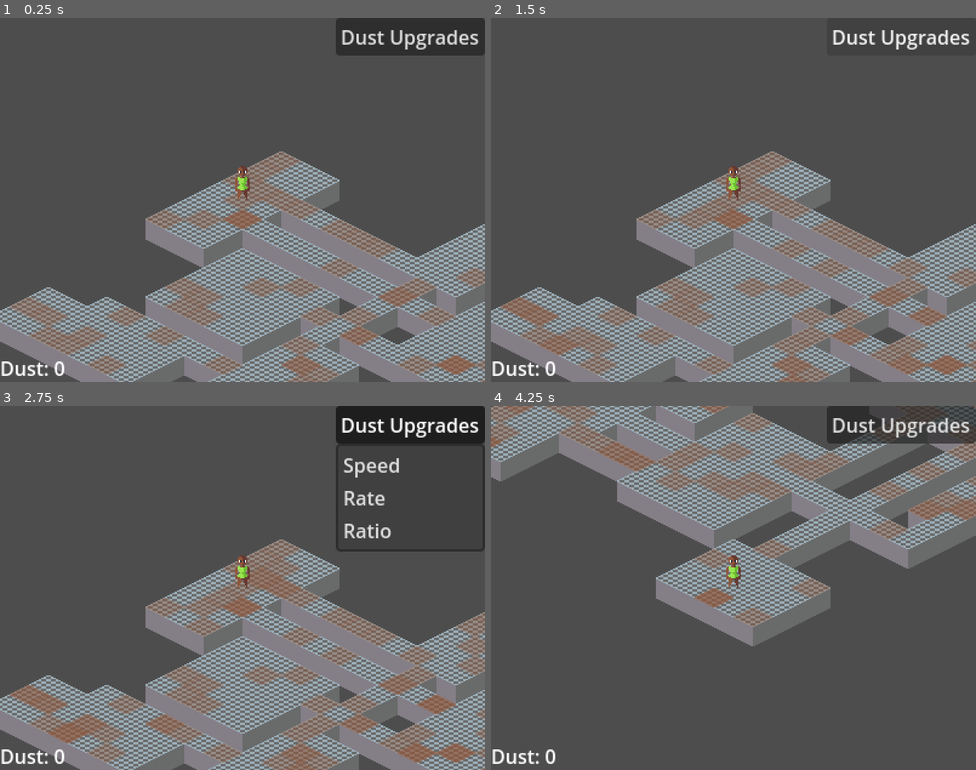
Above: before the commit, frames 1-4 (two rows, left to right).
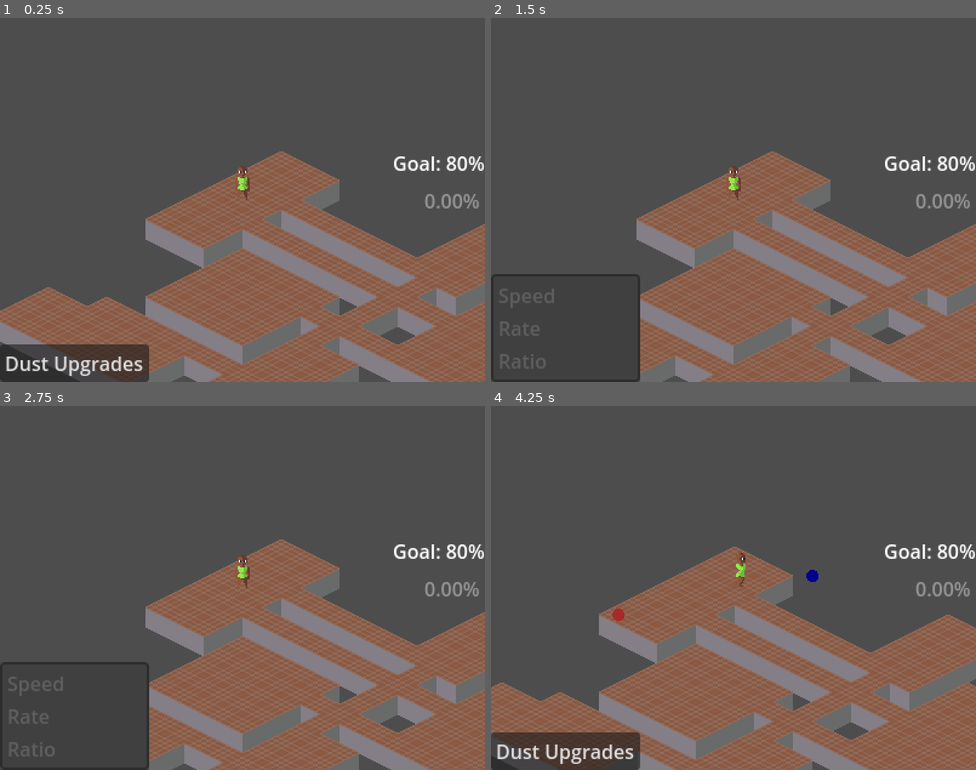
Above: after the commit, the same moments.

Repository: Ruulul/The-Duster
Game: Godot game, scene res://Components/building_generator.tscn
Two runs of this game, one before a commit and one after it. Both use one fixed random seed, a clock stepped at 60 frames per second and the inputs below.
Inputs (mouse positions are in pixels of both pictures, inside the frame that each line leads up to):
- Up to frame 1 (0.25 s): no input
- Up to frame 2 (1.5 s): click "Dust Upgrades" at 0.5 s; click "Dust Upgrades" at 1.25 s
- Up to frame 3 (2.75 s): click "Dust Upgrades" at 2 s
- Up to frame 4 (4.25 s): tap Enter at 2.75 s; move the mouse to (840, 569) at 2.77 s; hold R (refresh, bound only before the commit) 2.78-3.53 s; click (840, 569) at 3.05 s; move the mouse to (636, 606) at 3.52 s; click (636, 606) at 3.6 s; tap R (refresh, bound only before the commit) at 3.8 s

The runs differ from the first frame. In frame 1, 29% of the frame differs, in the area x 0-100%, y 0-100%; in frame 2, 26%; in frame 3, 29%; in frame 4, 68%.

Commit message:
Dust Economy!

Diff:
--- /dev/null
+++ b/Components/Dust Upgrades.gd
@@ -0,0 +1,45 @@
+extends MenuButton
+
+@export var duster: Duster
+var stats = {
+	speed = 0,
+	cleaning_speed = 1,
+	cleaning_radius = 2,
+}
+var bias = {
+	speed = 10,
+	cleaning_speed = 20,
+	cleaning_radius = 40
+}
+var base = {
+	speed = 3,
+	cleaning_speed = 4,
+	cleaning_radius = 5
+}
+var labels = {
+	speed = 'Speed',
+	cleaning_speed = 'Rate',
+	cleaning_radius = 'Radius'
+}
+func cost (value, stat):
+	return base[stat] ** value + bias[stat]
+
+func _ready():
+	var popup = get_popup()
+	Dust.update.connect(func (dust):
+		text = "Dust: %s" % dust
+		for stat in stats.keys():
+			var cost = cost(duster[stat], stat)
+			popup.set_item_disabled(stats[stat], dust < cost)
+			popup.set_item_text(stats[stat], '%s: %s' % [labels[stat], cost])
+
+	)
+	popup.id_pressed.connect(func (id):
+		if popup.is_item_disabled(id): return
+		var stat = stats.find_key(id)
+		Dust.remove(cost(duster[stat], stat))
+		duster[stat] += 1
+	)
+
+func _process(delta):
+	pass
--- a/Components/Duster.gd
+++ b/Components/Duster.gd
@@ -1,4 +1,5 @@
 extends CharacterBody2D
+class_name Duster
 
 @export var map: TileMap
 
@@ -8,6 +9,7 @@
 @export var cleaning_speed = 1.0
 
 @onready var navigation_agent = $NavigationAgent2D as NavigationAgent2D
+@onready var dust_menu = $"CanvasLayer/Dust Upgrades" as MenuButton
 @onready var targets_list: PackedVector2Array = []
 @onready var cleaning_targets: PackedVector2Array = []
 
@@ -25,7 +27,7 @@
 	for target in targets_list:
 		draw_circle(to_local(map.to_global(map.map_to_local(target))), 5.0, Color.BROWN)
 	for target in cleaning_targets:
-		draw_circle(to_local(map.to_global(map.map_to_local(target))), 5.0, Color.BLUE)
+		draw_circle(to_local(map.to_global(map.map_to_local(target))), 5.0, Color.GREEN)
 
 
 func set_target(target: Vector2) -> void:
@@ -40,7 +42,7 @@
 	targets_list.remove_at(closest_index)
 
 func _input(event):
-	if event.is_action_pressed("select") and not $"CanvasLayer/Dust Upgrades".is_hovered():
+	if event.is_action_pressed("select") and not dust_menu.is_hovered():
 		var mouse_position = map.local_to_map(
 			map.to_local(
 				$Camera2D.get_global_mouse_position()
@@ -97,14 +99,10 @@
 	move_and_slide()
 
 func get_target_tiles() -> Array[Vector2i]:
-	var square_side: int = 1 + 2 * cleaning_radius
+	var square_side: int = 2 * cleaning_radius
 	var origin_tile_position: Vector2i = map.local_to_map(map.to_local(global_position))
 	if cleaning_radius == 0:
 		return [origin_tile_position]
-	if origin_tile_position.y % 2 == 1:
-		origin_tile_position += (Vector2i.RIGHT + Vector2i.UP) * cleaning_radius
-	else:
-		origin_tile_position += (Vector2i.RIGHT + Vector2i.UP * 2) * cleaning_radius
 
 	var results: Array[Vector2i] = []
 	for y in range(square_side):
@@ -112,7 +110,7 @@
 			results.append(
 				origin_tile_position
 				+ map.local_to_map(
-					RoomMap.to_isometric
+					RoomMap.to_isometric.translated(-RoomMap.to_isometric.y)
 					* Vector2(x, y)
 					* RoomMap.tile_size
 				)
--- /dev/null
+++ b/Components/New Building Button.gd
@@ -0,0 +1,27 @@
+extends Button
+@export var generator: BuildingGenerator
+var goal = 0.8
+@onready var timer = $Timer
+
+func _ready():
+	timer.timeout.connect(func ():
+		var ground = generator.map.get_used_cells(Building.RoomMapLayers.Ground).size()
+		var dirt = generator.map.get_used_cells(Building.RoomMapLayers.Dirt)\
+		.reduce(func (acc, coord):
+				return acc + (Dust.dirt_levels.find(
+					generator.map.get_cell_alternative_tile(Building.RoomMapLayers.Dirt, coord)
+				) + 1)
+		, 0) / float(Dust.dirt_levels.size())
+		var cleared = 1 - float(dirt) / float(ground)
+
+		text = '%.2f%%' % (cleared * 100)
+		if cleared >= goal:
+			disabled = false
+		else:
+			disabled = true
+	)
+	pressed.connect(func ():
+		if not disabled:
+			Dust.reset()
+			generator.generate()
+	)
--- a/Components/building.gd
+++ b/Components/building.gd
@@ -39,8 +39,13 @@
 func refresh():
 	_decay = 0.0
 	dust_rate = initial_dust_rate
-	for i in range(dirt_multiplier * dust_rate):
-		dirt_loop()
+	var ground = map.get_used_cells(RoomMapLayers.Ground)\
+			.filter(func (point):
+				return map.get_cell_tile_data(RoomMapLayers.Ground, point)\
+				.get_custom_data('dirtness') > 0
+	)
+	for coord in ground:
+		map.set_cell(RoomMapLayers.Dirt, coord, 0, Dust.dirt, Dust.dirt_levels[-1])
 	decay()
 	dirt_loop()
 
--- a/Components/building_generator.gd
+++ b/Components/building_generator.gd
@@ -1,5 +1,7 @@
 extends Node2D
 class_name BuildingGenerator
+
+signal generated
 
 @export var rooms_count = 3
 @export var Duster: PackedScene
@@ -19,12 +21,6 @@
 @onready var map = $Building/RoomMap as TileMap
 @onready var rooms: Array[Rect2i] = []
 var duster: Node2D
-
-func _input(event):
-	if event.is_action_pressed("refresh"):
-		generate()
-		$Building.refresh()
-
 func _ready():
 	generate()
 
@@ -84,6 +80,8 @@
 	duster.position = RoomMap.to_isometric * Vector2(rooms.pick_random().get_center()) * RoomMap.tile_size
 	duster.map = map
 	add_child(duster)
+	$Building.refresh()
+	generated.emit()
 
 func find_coords_for(image: Image, width: int, height: int):
 	var found = false
--- a/Components/building_generator.tscn
+++ b/Components/building_generator.tscn
@@ -1,8 +1,9 @@
-[gd_scene load_steps=4 format=3 uid="uid://b13cyhljcqwd5"]
+[gd_scene load_steps=5 format=3 uid="uid://b13cyhljcqwd5"]
 
 [ext_resource type="Script" path="res://Components/building_generator.gd" id="1_5mw7e"]
 [ext_resource type="PackedScene" uid="uid://vrfmovep0eh7" path="res://Components/duster.tscn" id="2_q2qfh"]
 [ext_resource type="PackedScene" uid="uid://idh322qav0lo" path="res://Components/building.tscn" id="3_hr354"]
+[ext_resource type="Script" path="res://Components/New Building Button.gd" id="4_ahj35"]
 
 [node name="BuildingGenerator" type="Node2D"]
 script = ExtResource("1_5mw7e")
@@ -13,3 +14,39 @@
 
 [node name="Building" parent="." instance=ExtResource("3_hr354")]
 initial_dust_rate = 3
+
+[node name="CanvasLayer" type="CanvasLayer" parent="."]
+
+[node name="Label" type="Label" parent="CanvasLayer"]
+anchors_preset = 6
+anchor_left = 1.0
+anchor_top = 0.5
+anchor_right = 1.0
+anchor_bottom = 0.5
+offset_left = -40.0
+offset_top = -42.0
+offset_bottom = -19.0
+grow_horizontal = 0
+grow_vertical = 2
+text = "Goal: 80%"
+metadata/_edit_use_anchors_ = true
+
+[node name="New Building Button" type="Button" parent="CanvasLayer" node_paths=PackedStringArray("generator")]
+anchors_preset = 6
+anchor_left = 1.0
+anchor_top = 0.5
+anchor_right = 1.0
+anchor_bottom = 0.5
+offset_left = -8.0
+offset_top = -4.0
+offset_bottom = 4.0
+grow_horizontal = 0
+grow_vertical = 2
+disabled = true
+flat = true
+script = ExtResource("4_ahj35")
+generator = NodePath("../..")
+
+[node name="Timer" type="Timer" parent="CanvasLayer/New Building Button"]
+wait_time = 0.2
+autostart = true
--- a/Components/dust.gd
+++ b/Components/dust.gd
@@ -3,16 +3,16 @@
 signal update(new_dust: int)
 
 var dust: int = 0
-var max_dust: int = 100
 
 const dirt = Vector2i(2, 2)
 const dirt_levels = [3, 2, 1, 0]
 @onready var label = $CanvasLayer/VBoxContainer/Label
 
 func _ready():
-	update.connect(func (new_dust):
-		label.text = 'Dust: %s' % new_dust
-	)
+	update.emit(dust)
+
+func reset():
+	dust = 0
 	update.emit(dust)
 
 func _process(_delta):
@@ -22,11 +22,6 @@
 	dust += increase
 	update.emit(dust)
 
-func maybe_add(increase: int) -> void:
-	if dust + increase <= max_dust:
-		dust += increase
-		update.emit(dust)
-
 func remove(decrease: int) -> void:
 	dust -= decrease
 	update.emit(dust)
@@ -35,6 +30,3 @@
 	if dust - decrease >= 0:
 		dust -= decrease
 		update.emit(dust)
-
-func is_full() -> bool:
-	return not dust <= max_dust
--- a/Components/dust.tscn
+++ b/Components/dust.tscn
@@ -4,22 +4,3 @@
 
 [node name="dust" type="Node2D"]
 script = ExtResource("1_b5co5")
-
-[node name="CanvasLayer" type="CanvasLayer" parent="."]
-
-[node name="VBoxContainer" type="VBoxContainer" parent="CanvasLayer"]
-anchors_preset = 12
-anchor_top = 1.0
-anchor_right = 1.0
-anchor_bottom = 1.0
-offset_top = -300.0
-offset_right = 400.0
-grow_horizontal = 2
-grow_vertical = 0
-size_flags_horizontal = 3
-size_flags_vertical = 10
-alignment = 1
-
-[node name="Label" type="Label" parent="CanvasLayer/VBoxContainer"]
-layout_mode = 2
-size_flags_vertical = 10
--- a/Components/duster.tscn
+++ b/Components/duster.tscn
@@ -1,7 +1,8 @@
-[gd_scene load_steps=13 format=3 uid="uid://vrfmovep0eh7"]
+[gd_scene load_steps=14 format=3 uid="uid://vrfmovep0eh7"]
 
 [ext_resource type="Script" path="res://Components/Duster.gd" id="1_6ylfx"]
 [ext_resource type="Texture2D" uid="uid://bnl0i645obv3g" path="res://ASSets/human.png" id="2_w4tfo"]
+[ext_resource type="Script" path="res://Components/Dust Upgrades.gd" id="3_tcrng"]
 
 [sub_resource type="RectangleShape2D" id="RectangleShape2D_hidwb"]
 size = Vector2(12, 4)
@@ -99,20 +100,25 @@
 
 [node name="CanvasLayer" type="CanvasLayer" parent="."]
 
-[node name="Dust Upgrades" type="MenuButton" parent="CanvasLayer"]
-anchors_preset = 1
-anchor_left = 1.0
-anchor_right = 1.0
-offset_left = -8.0
-offset_bottom = 8.0
-grow_horizontal = 0
+[node name="Dust Upgrades" type="MenuButton" parent="CanvasLayer" node_paths=PackedStringArray("duster")]
+anchors_preset = 2
+anchor_top = 1.0
+anchor_bottom = 1.0
+offset_top = -31.0
+offset_right = 123.0
+grow_vertical = 0
 text = "Dust Upgrades"
 flat = false
 item_count = 3
 popup/item_0/text = "Speed"
 popup/item_0/id = 0
+popup/item_0/disabled = true
 popup/item_1/text = "Rate"
 popup/item_1/id = 1
+popup/item_1/disabled = true
 popup/item_2/text = "Ratio"
 popup/item_2/id = 2
+popup/item_2/disabled = true
+script = ExtResource("3_tcrng")
+duster = NodePath("../..")
 metadata/_edit_use_anchors_ = true
--- a/project.godot
+++ b/project.godot
@@ -35,11 +35,6 @@
 "events": [Object(InputEventMouseButton,"resource_local_to_scene":false,"resource_name":"","device":-1,"window_id":0,"a …(258 unchanged characters)…
 ]
 }
-refresh={
-"deadzone": 0.5,
-"events": [Object(InputEventKey,"resource_local_to_scene":false,"resource_name":"","device":-1,"window_id":0,"alt_pressed":false,"shift_pressed":false,"ctrl_pressed":false,"meta_pressed":false,"pressed":false,"keycode":0,"physical_keycode":82,"key_label":0,"unicode":114,"echo":false,"script":null)
-]
-}
 
 [rendering]
 
Not shown, changed: README.md
